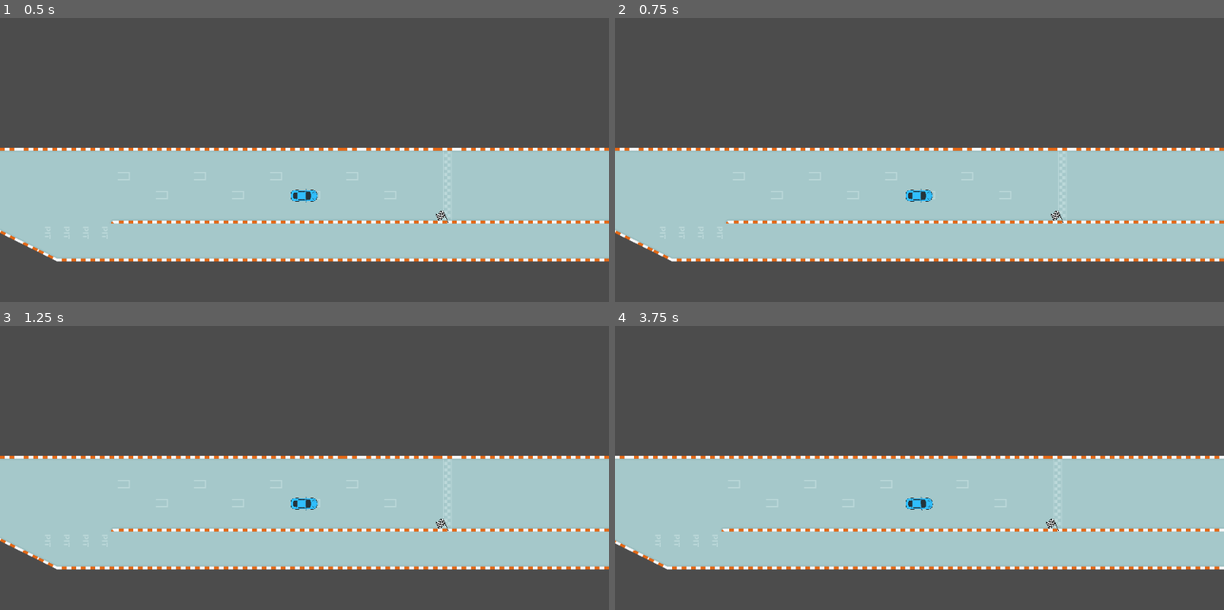
Above: before the commit, frames 1-4 (two rows, left to right).
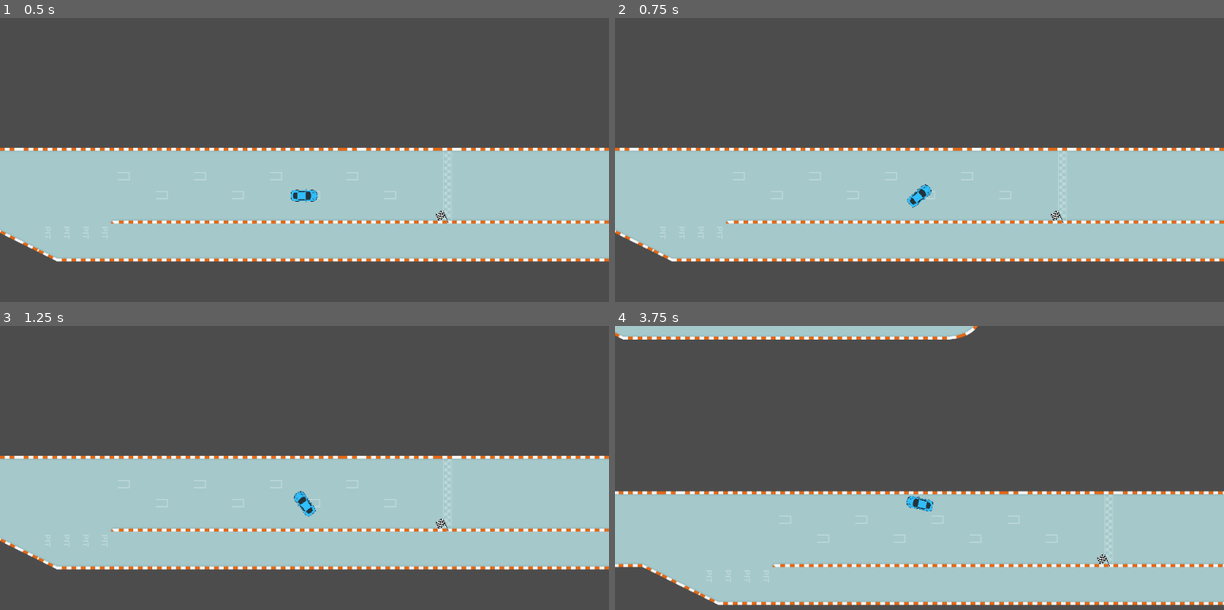
Above: after the commit, the same moments.

Repository: raimonlopezg/joc-compartit_
Game: Godot game, scene res://escenas/escena 1.tscn
The game is run twice, just before and just after one commit, with the same random seed, the same clock (stepped at 60 frames per second) and the same inputs.
Inputs:
- Up to frame 1 (0.5 s): no input
- Up to frame 2 (0.75 s): tap Enter at 0.5 s; hold A (A) from 0.53 s (still down)
- Up to frame 3 (1.25 s): keep holding A (A); tap D (D) at 0.8 s
- Up to frame 4 (3.75 s): release A (A) at 1.28 s; tap D (D) at 1.35 s; tap S (S) at 1.55 s; hold S (S) 2.03-2.78 s; tap W (W) at 2.3, 2.85 s; tap A (A) at 3.05 s; hold A (A) from 3.53 s (still down)

Frame 1 is identical in both runs. In frame 2, 0.2% of the frame differs, in the area x 47-53%, y 58-67%; in frame 3, 0.2%; in frame 4, 31%, in the area x 0-100%, y 0-99%.

Commit message:
codi refresh
el codi s'ha fet un altre cop i va millor

Diff:
--- a/escenas/coche.gd
+++ b/escenas/coche.gd
@@ -1,46 +1,41 @@
  extends KinematicBody2D
 
-var velocitat := Vector2.ZERO
-var acceleracio := Vector2.ZERO
+var velocitat := 0
+var acceleracio := 0
 var direccio := Vector2.RIGHT
 var velocitat_max := 110
 var velocitat_zero = 0
-var num_voltes = -2
-var velocitat_gir = 150
-
+var num_voltes = -1
+var velocitat_gir_min = 200
 var angle = 0
 
+#vel_min  velocitat_gir = 200
+#vel_max  velocitat_gir = 80
+
 func _physics_process(delta) :
-
 	if Input.is_action_pressed("W") :
-		acceleracio = direccio * 65
+		acceleracio = 65
 	else :
-		velocitat = direccio * lerp(velocitat.length(), 0, 2/(velocitat.length()+1))
-
+		velocitat = lerp(velocitat, 0, 2/(velocitat + 1))
 	if Input.is_action_pressed("S") :
-		acceleracio = direccio * -30
-
+		acceleracio = -30
 	if Input.is_action_pressed("A"):
-		velocitat = velocitat.rotated(-deg2rad(velocitat_gir) * delta)
+		direccio = direccio.rotated(-deg2rad(-1.09*velocitat + velocitat_gir_min) * delta)
 	if Input.is_action_pressed("D"):
-		velocitat = velocitat.rotated(deg2rad(velocitat_gir) * delta)
-
+		direccio = direccio.rotated(deg2rad(-1.09*velocitat + velocitat_gir_min) * delta)
 
 	velocitat += acceleracio * delta
-	if velocitat.length() > velocitat_max :
-		velocitat = velocitat.normalized() * velocitat_max
-
-	velocitat =  move_and_slide(velocitat)
-	rotation = velocitat.angle()
-
-	if not velocitat.is_equal_approx(Vector2.ZERO) :
-		direccio = velocitat.normalized()
+	if velocitat > velocitat_max :
+		velocitat = velocitat_max
+	var moviment =  move_and_slide(velocitat * direccio)
+	velocitat = moviment.length()
+	if not moviment.is_equal_approx(Vector2.ZERO) :
+		direccio = moviment.normalized()
+	rotation = direccio.angle()
 
 func _on_meta_body_entered(body):
 	num_voltes = num_voltes + 1
 	print ("portes ",num_voltes," voltes acabades")
-
-
 func _on_boxes_body_exited(body):
 	velocitat_max = 110
 func _on_boxes_body_entered(body):
